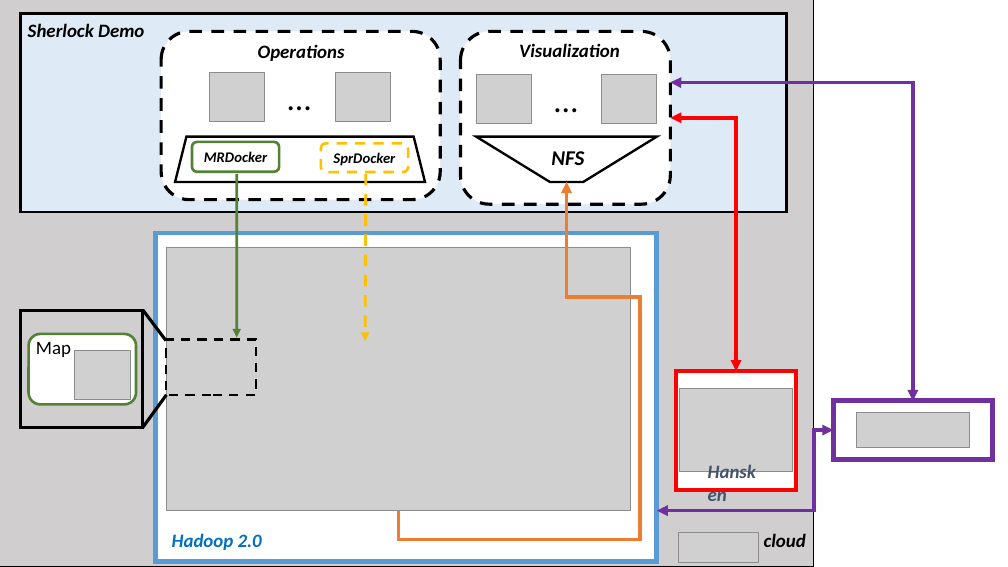
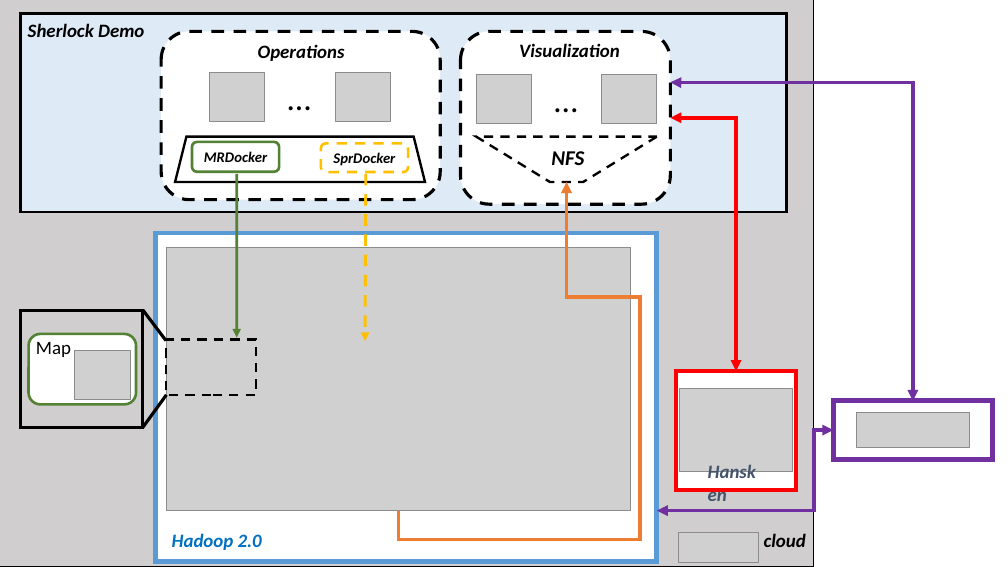
Before and after one commit to nlesc-sherlock/data_tools_integration, a slide deck: slide 2 of docs/diagrams/architecture/architecture.pptx. Drawn at 1008x567 pixels with LibreOffice and Linux fonts; fonts in the diff are those of the drawing; grey boxes stand for pictures. Boxes give left, top, right and bottom in pixels: in the first picture for what was removed or moved away, otherwise in the second. Text is boxed around its words. In the diff, an @@ line names an element or a change of style, - is before the commit and + after.

```diff
--- a/docs/diagrams/architecture/architecture.pptx
+++ b/docs/diagrams/architecture/architecture.pptx
@@ trapezoid at [476, 137, 657, 182]: outline #000000 2.25 pt to #000000 2.25 pt dashed @@
```
Also in this commit, not shown: 2 other files.
